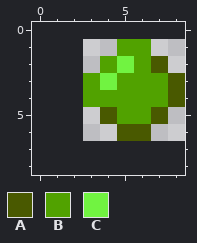
Edited in one commit: pixel-art file (projects/breakout/breakout/art/ball.aseprite). The picture above is the old version.
6x6 pixels, 1 frame. The old version is drawn lined up with the new one, on the new canvas.
Palette (. is transparent): A #495900  B #51a200  C #71f341
Pixels before, first column x 3:
1 ..BB..
2 .BCBA.
3 BCBBBA
4 BBBBBA
5 .ABBA.
6 ..AA..
Once edited:
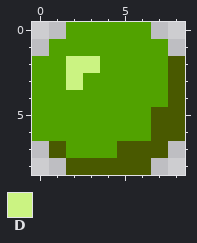
Colours new in this view: D #cbf382
Difference:
canvas 6x6 -> 9x9, the old top-left corner now at 3,1
Colour A now appears in row 2 at x 8; in row 5 at x 8; in row 6 at x 7 to 8; in row 7 at x 1 and 5 to 7; in row 8 at x 2 to 6.
Colour B now appears in row 0 at x 2 to 6; in row 1 at x 1 to 4 and 7; in rows 2 to 3 at x 0 to 1; in row 4 at x 0 to 2; in row 5 at x 0 to 3; in row 6 at x 0 to 4.
Colour B now appears in row 7 at x 2 to 4.
The author changed colour A to colour B in row 2 at x 7; in row 5 at x 4; in row 6 at x 5 to 6.
The author changed colour C to colour B in row 2 at x 5; in row 3 at x 4.
Colour D now appears in row 2 at x 2 to 3; in row 3 at x 2.
Pixel boxes of the changes (left, top, right, bottom) in both pictures:
changed: (32, 22, 185, 175)
